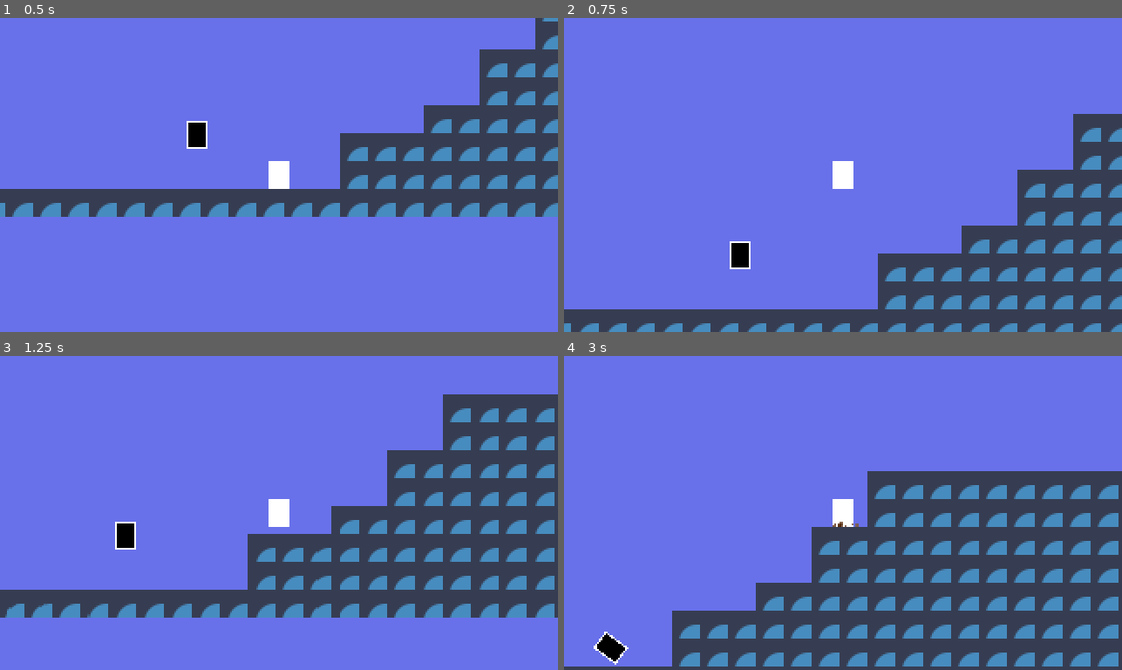
Above: before the commit, frames 1-4 (two rows, left to right).
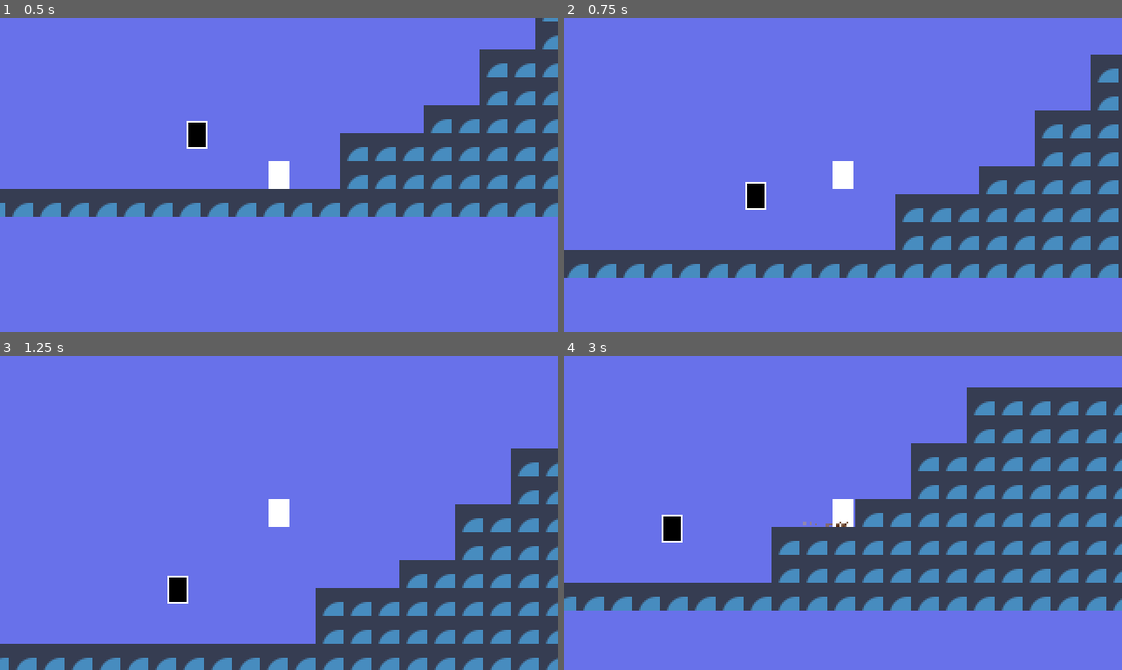
Above: after the commit, the same moments.

Repository: DagurasuSK/Rewind
Game: Godot game, scene res://scenes/debug.tscn
The game is run twice, just before and just after one commit, with the same random seed, the same clock (stepped at 60 frames per second) and the same inputs. The engine's default icon, where the game draws it, is replaced by a stand-in: a white triangle on a blue panel in a dark square.
Inputs:
- Up to frame 1 (0.5 s): no input
- Up to frame 2 (0.75 s): tap Enter (ui_accept) at 0.5 s; hold D (right) from 0.53 s (still down); hold Shift (slowMotion, bound only after the commit) from 0.53 s (still down)
- Up to frame 3 (1.25 s): keep holding D (right); keep holding Shift (slowMotion, bound only after the commit); tap Enter (ui_accept) at 0.77 s
- Up to frame 4 (3 s): release Shift (slowMotion, bound only after the commit) at 1.28 s; tap Shift (slowMotion, bound only after the commit) at 1.35, 2.85 s; tap Enter (ui_accept) at 1.52 s; release D (right) at 2.03 s; hold A (left) 2.03-2.78 s; hold Shift (slowMotion, bound only after the commit) 2.03-2.78 s; hold D (right) from 2.78 s (still down)

Frame 1 is identical in both runs. In frame 2, 28% of the frame differs, in the area x 0-100%, y 11-100%; in frame 3, 37%; in frame 4, 39%, in the area x 0-100%, y 10-100%.

Commit message:
SlowMotion Mechanic
Makes the game run in slowMotion to help the player

Diff:
--- a/project.godot
+++ b/project.godot
@@ -49,6 +49,11 @@
 "events": [Object(InputEventKey,"resource_local_to_scene":false,"resource_name":"","device":-1,"window_id":0,"alt_press …(192 unchanged characters)…
 ]
 }
+slowMotion={
+"deadzone": 0.5,
+"events": [Object(InputEventKey,"resource_local_to_scene":false,"resource_name":"","device":-1,"window_id":0,"alt_pressed":false,"shift_pressed":false,"ctrl_pressed":false,"meta_pressed":false,"pressed":false,"keycode":0,"physical_keycode":4194325,"key_label":0,"unicode":0,"location":0,"echo":false,"script":null)
+]
+}
 
 [layer_names]
 
--- a/scripts/player.gd
+++ b/scripts/player.gd
@@ -1,12 +1,12 @@
 extends CharacterBody2D
 
-const HORIZONTAL_ACCELERATION = 5.0 # Aceleração horizontal
-const SPEED_AIR = 75.0 # Velocidade horizontal no ar
-const MAX_SPEED = 150.0 # Velocidade máxima
-const JUMP_VELOCITY = -400.0 # Velocidade do pulo
-const AIR_ACCELERATION = 150.0 # Aceleração no ar
-const NO_INPUT_TIME = 0.65 # Tempo que o personagem fica sem controle
-const COYOTE_TIME = 0.2  # Duração do coyote time
+const HORIZONTAL_ACCELERATION := 5.0 # Aceleração horizontal
+const SPEED_AIR := 75.0 # Velocidade horizontal no ar
+const MAX_SPEED := 150.0 # Velocidade máxima
+const JUMP_VELOCITY := -400.0 # Velocidade do pulo
+const AIR_ACCELERATION := 150.0 # Aceleração no ar
+const NO_INPUT_TIME := 0.65 # Tempo que o personagem fica sem controle
+const COYOTE_TIME := 0.2  # Duração do coyote time
 
 var speed: float:
 	set(new_value):
@@ -29,6 +29,7 @@
 func _physics_process(delta: float) -> void:
 	_movement_horizontal(delta)
 	_movement_vertical(delta)
+	_handle_slowMotion()
 	move_and_slide()
 
 #region Movimento Horizontal
@@ -131,3 +132,14 @@
 		$WalkParticles.emitting = true
 	else:
 		$WalkParticles.emitting = false
+
+
+#region slowmotion
+#deixa o jogo em camera lenta
+func _handle_slowMotion():
+	const GAME_DEFAULT_SPEED := 1.0
+	var game_slow_motion := 0.25
+	if Input.is_action_pressed("slowMotion"):
+		Engine.time_scale = game_slow_motion
+	else:
+		Engine.time_scale = GAME_DEFAULT_SPEED
